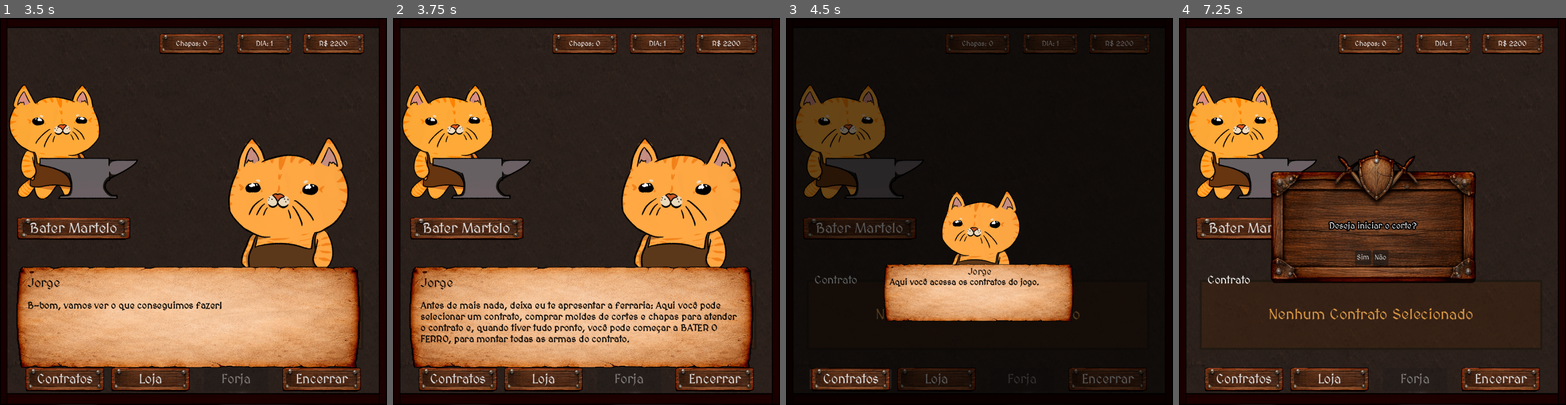
Above: before the commit, frames 1-4 (left to right).
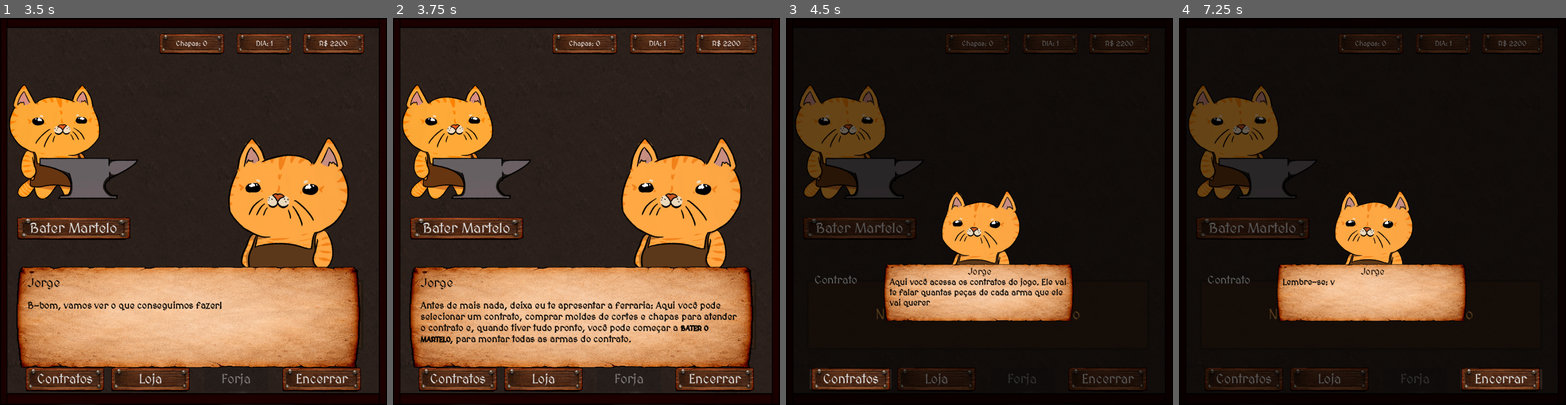
Above: after the commit, the same moments.

Repository: VitaumOS/Jogo_IC-Godot
Game: Godot game, scene res://scene/Telainicial.tscn
The game is run twice, just before and just after one commit, with the same random seed, the same clock (stepped at 60 frames per second) and the same inputs.
Inputs (mouse positions are in pixels of both pictures, inside the frame that each line leads up to):
- Up to frame 1 (3.5 s): click "Iniciar Jogo" at 0.5 s; tap Enter (ui_accept) at 1.25, 1.52, 2, 2.27, 2.75 s; move the mouse to (278, 192) at 1.27 s; click (278, 192) at 1.42 s; move the mouse to (116, 230) at 2.02 s; click (116, 230) at 2.17 s; move the mouse to (232, 126) at 2.77 s; click (232, 126) at 2.92 s
- Up to frame 2 (3.75 s): tap Enter (ui_accept) at 3.5 s; move the mouse to (567, 288) at 3.52 s; click (567, 288) at 3.67 s
- Up to frame 3 (4.5 s): tap Enter (ui_accept) at 3.77 s; move the mouse to (1095, 269) at 4.27 s; click (1095, 269) at 4.42 s
- Up to frame 4 (7.25 s): tap Enter (ui_accept) at 4.52, 5.27, 6.5, 6.77 s; move the mouse to (1256, 153) at 5.02 s; click (1256, 153) at 5.17 s; move the mouse to (1391, 211) at 5.77 s; click (1391, 211) at 5.92 s; move the mouse to (1314, 114) at 6.52 s; click (1314, 114) at 6.67 s

Frame 1 is identical in both runs. In frame 2, 0.8% of the frame differs, in the area x 7-84%, y 79-85%; in frame 3, 0.5%; in frame 4, 77%, in the area x 2-98%, y 2-97%.

Commit message:
Atualização de alguns diálogos e Sistema de Thread
Percebi agora que eu poderia ter colocado o pulp rodando em thread para agilizar o jogo sem que ele esperasse ele ser completo, agora tá show!

Diff:
--- a/PythonFiles/pulp_solution.json
+++ b/PythonFiles/pulp_solution.json
@@ -1,10 +1,7 @@
 {
     "status": "Optimal",
-    "chapas_usadas": 13,
+    "chapas_usadas": 2,
     "plano_corte": {
-        "Padrao_3": 4,
-        "Padrao_6": 2,
-        "Padrao_9": 3,
-        "Padrao_11": 4
+        "Padrao_1": 2
     }
 }
--- a/data_json/dialogos.json
+++ b/data_json/dialogos.json
@@ -28,12 +28,12 @@
 
     {
       "nome": "Jorge",
-      "texto": "Antes de mais nada, deixa eu te apresentar a ferraria: Aqui você pode selecionar um contrato, comprar moldes de cortes e chapas para atender o contrato e, quando tiver tudo pronto, você pode começar a BATER O FERRO, para montar todas as armas do contrato.",
-      "retrato": "res://Sprite/gatinhos/NekoJorge.png"
-    },
-    {
-      "nome": "Jorge",
-      "texto": "Aqui você acessa os contratos do jogo.",
+      "texto": "Antes de mais nada, deixa eu te apresentar a ferraria: Aqui você pode selecionar um contrato, comprar moldes de cortes e chapas para atender o contrato e, quando tiver tudo pronto, você pode começar a [b]BATER O MARTELO[/b], para montar todas as armas do contrato.",
+      "retrato": "res://Sprite/gatinhos/NekoJorge.png"
+    },
+    {
+      "nome": "Jorge",
+      "texto": "Aqui você acessa os contratos do jogo. Ele vai te falar quantas peças de cada arma que ele vai querer",
       "retrato": "res://Sprite/gatinhos/NekoJorge.png",
       "coordenada": [450, 430],
       "foco_pos": [150, 840],
@@ -41,7 +41,7 @@
     },
     {
       "nome": "Jorge",
-      "texto": "Aqui você acessa a loja.",
+      "texto": "Aqui você acessa a loja. Você compra moldes e chapas aqui.",
       "retrato": "res://Sprite/gatinhos/NekoJorge.png",
       "coordenada": [450, 430],
       "foco_pos": [350, 840],
@@ -49,7 +49,7 @@
     },
     {
       "nome": "Jorge",
-      "texto": "Aqui você volta a forja, que é exatamente aqui.",
+      "texto": "Aqui você volta para a forja, que é exatamente aqui.",
       "retrato": "res://Sprite/gatinhos/NekoJorge.png",
       "coordenada": [450, 430],
       "foco_pos": [550, 840],
@@ -57,11 +57,19 @@
     },
     {
       "nome": "Jorge",
-      "texto": "E, quando terminar tudo que tem para fazer no dia, aperte em Encerrar. Lembre-se que você tem taxas a pagar diariamente, então termine tudo mesmo antes de prosseguir!",
+      "texto": "E, quando terminar tudo que tem para fazer no dia, aperte em Encerrar. Lembre-se que você tem taxas a pagar diariamente, então termine tudo antes de prosseguir!",
       "retrato": "res://Sprite/gatinhos/NekoJorge.png",
       "coordenada": [450, 430],
       "foco_pos": [750, 840],
       "foco_tamanho": [190, 45]
+    },
+    {
+      "nome": "Jorge",
+      "texto": "Lembre-se: você só pode encerrar um dia quando completar ao menos um contrato diário!",
+      "retrato": "res://Sprite/gatinhos/NekoJorge.png",
+      "coordenada": [450, 430],
+      "foco_pos": [750, 840],
+      "foco_tamanho": [190, 45]
     }
   ],
 
@@ -72,12 +80,12 @@
     {
       "nome": "Jorge",
       "retrato": "res://Sprite/gatinhos/NekoJorge.png",
-      "texto": "Bem-vindo à [b]Loja[/b]! Aqui você usa seu dinheiro para liberar novas combinações de corte. Quanto mais padrões você tiver, mais fácil será combinar as peças para reduzir o desperdício!"
-    },
-    {
-      "nome": "Jorge",
-      "retrato": "res://Sprite/gatinhos/NekoJorge.png",
-      "texto": "Você pode comprar qualquer [b]molde de corte[/b] disponível pelo botão de compra!",
+      "texto": "Bem-vindo à [b]LOJA[/b]! Aqui você usa seu dinheiro para liberar novas combinações de corte. Quanto mais padrões você tiver, mais fácil será combinar as peças para reduzir o desperdício!"
+    },
+    {
+      "nome": "Jorge",
+      "retrato": "res://Sprite/gatinhos/NekoJorge.png",
+      "texto": "Você pode comprar qualquer [b]MOLDE DE CORTE[/b] disponível pelo botão de compra!",
       "foco_pos": [710, 145],
       "foco_tamanho": [170, 50]
     },
@@ -88,6 +96,12 @@
       "coordenada": [450,450],
       "foco_pos": [440, 770],
       "foco_tamanho": [240, 50]
+    },
+    {
+      "nome": "Jorge",
+      "retrato": "res://Sprite/gatinhos/NekoJorge.png",
+      "texto": "Compre algumas para testar!",
+      "coordenada": [450,450]
     }
   ],
 
@@ -156,7 +170,7 @@
       "nome": "Jorge",
       "retrato": "res://Sprite/gatinhos/NekoJorge.png",
       "coordenada": [615, 450],
-      "foco_pos": [140, 730],
+      "foco_pos": [135, 730],
       "foco_tamanho": [150, 40],
       "texto": "Preste atenção! Aquela barra [b]Vermelha[/b] ali embaixo apareceu. Isso significa [b]Desperdício[/b]! "
     },
@@ -164,7 +178,7 @@
       "nome": "Jorge",
       "retrato": "res://Sprite/gatinhos/NekoJorge.png",
       "coordenada": [615, 450],
-      "foco_pos": [140, 730],
+      "foco_pos": [135, 730],
       "foco_tamanho": [150, 40],
       "texto": "Você cortou mais peças do que o cliente pediu. Cada pedaço que sobra é dinheiro jogado no lixo!"
     },
--- a/scene/Forja_Ritmo.tscn
+++ b/scene/Forja_Ritmo.tscn
@@ -36,7 +36,7 @@
 
 [node name="CollisionShape2D" type="CollisionShape2D" parent="AreaAlvo" unique_id=1199386157]
 visibility_layer = 3
-position = Vector2(0, 11)
+position = Vector2(11, 11)
 shape = SubResource("RectangleShape2D_sd6ah")
 debug_color = Color(0.10980392, 0.54509807, 0.92156863, 1)
 
@@ -79,3 +79,4 @@
 vertical_alignment = 1
 
 [node name="Dialogo" parent="." unique_id=477801998 instance=ExtResource("5_6ar0e")]
+visible = false
--- a/script/Main.gd
+++ b/script/Main.gd
@@ -12,6 +12,8 @@
 var padroes_corte_salvos_valor: Array = []
 var demanda: Array = []
 var pecas_disponiveis: Array = Global.pecas_disponiveis
+
+var thread_pulp: Thread
 
 var PYTHON_EXE_PATH: String:
 	get:
@@ -173,7 +175,22 @@
 
 	Global.armas_na_esteira_atual = lista_para_forjar
 	Global.chapas_usadas_pelo_jogador = get_total_chapas_usadas()
+
+	# Prepara os argumentos antes de mudar de cena
+	var args_pulp: Array[String] = [str(demanda)]
+	for p in padroes_corte_salvos_valor:
+		args_pulp.append(str(p))
+
+	#Inicia a thread
+	thread_pulp = Thread.new()
+	thread_pulp.start(_executar_pulp_em_background.bind(args_pulp))
+
 	get_tree().change_scene_to_file("res://scene/Forja_Ritmo.tscn")
+
+
+func _executar_pulp_em_background(args: Array[String]):
+	var saida_terminal = []
+	OS.execute(PYTHON_EXE_PATH, args, saida_terminal, true)
 
 
 func _finalizar_logica_pulp():
@@ -182,33 +199,31 @@
 		_limpar_dados_transicao()
 		return
 
-	var args: Array[String] = [str(demanda)]
-	for p in padroes_corte_salvos_valor:
-		args.append(str(p))
-
-	var saida_terminal = []
-	var resultado_codigo = OS.execute(PYTHON_EXE_PATH, args, saida_terminal, true)
-
-	if resultado_codigo == 0:
-		if FileAccess.file_exists(OUTPUT_FILE_NAME):
-			var arquivo = FileAccess.open(OUTPUT_FILE_NAME, FileAccess.READ)
-			var res = JSON.parse_string(arquivo.get_as_text())
-
-			if res.get("status") == "Optimal":
-				var z_pulp = res["chapas_usadas"]
-				var alcancou_minimo = z_user <= z_pulp
-
-				Global.estoque_chapas -= z_user
-				Global.registrar_contrato_concluido(Global.contrato_ativo)
-				Global.completar_contrato(alcancou_minimo, Global.ultimo_desempenho_ritmo)
-
-				var tela_dinheiro = cena_resultado_dinheiro.instantiate()
-				$UI.add_child(tela_dinheiro)
-				var texto_minimo = tela_dinheiro.get_node("PanelContainer/VBox/VboxTexto/Label3")
-				texto_minimo.text = "Alcançou o mínimo: " + ("SIM (+20%)" if alcancou_minimo else "NÃO")
-				texto_minimo.modulate = (Color.GREEN if alcancou_minimo else Color.RED)
-				await tela_dinheiro.find_child("Continuar").pressed
-				tela_dinheiro.queue_free()
+	if thread_pulp and thread_pulp.is_alive():
+		thread_pulp.wait_to_finish()
+	thread_pulp = null
+
+	# Lê o arquivo que a Thread gerou durante o jogo de ritmo
+	if FileAccess.file_exists(OUTPUT_FILE_NAME):
+		var arquivo = FileAccess.open(OUTPUT_FILE_NAME, FileAccess.READ)
+		var res = JSON.parse_string(arquivo.get_as_text())
+
+		if res and res.get("status") == "Optimal":
+			var z_pulp = res["chapas_usadas"]
+			var alcancou_minimo = z_user <= z_pulp
+
+			Global.estoque_chapas -= z_user
+			Global.registrar_contrato_concluido(Global.contrato_ativo)
+			Global.completar_contrato(alcancou_minimo, Global.ultimo_desempenho_ritmo)
+
+			var tela_dinheiro = cena_resultado_dinheiro.instantiate()
+			$UI.add_child(tela_dinheiro)
+			var texto_minimo = tela_dinheiro.get_node("PanelContainer/VBox/VboxTexto/Label3")
+			texto_minimo.text = "Alcançou o mínimo: " + ("SIM (+20%)" if alcancou_minimo else "NÃO")
+			texto_minimo.modulate = (Color.GREEN if alcancou_minimo else Color.RED)
+			await tela_dinheiro.find_child("Continuar").pressed
+			tela_dinheiro.queue_free()
+			$UI/Info.atualizar()
 
 	if !Global.finalizou_primeiro_contrato:
 		Global.finalizou_primeiro_contrato = true
Not shown, changed: PythonFiles/resolve_pcu_pl.spec
